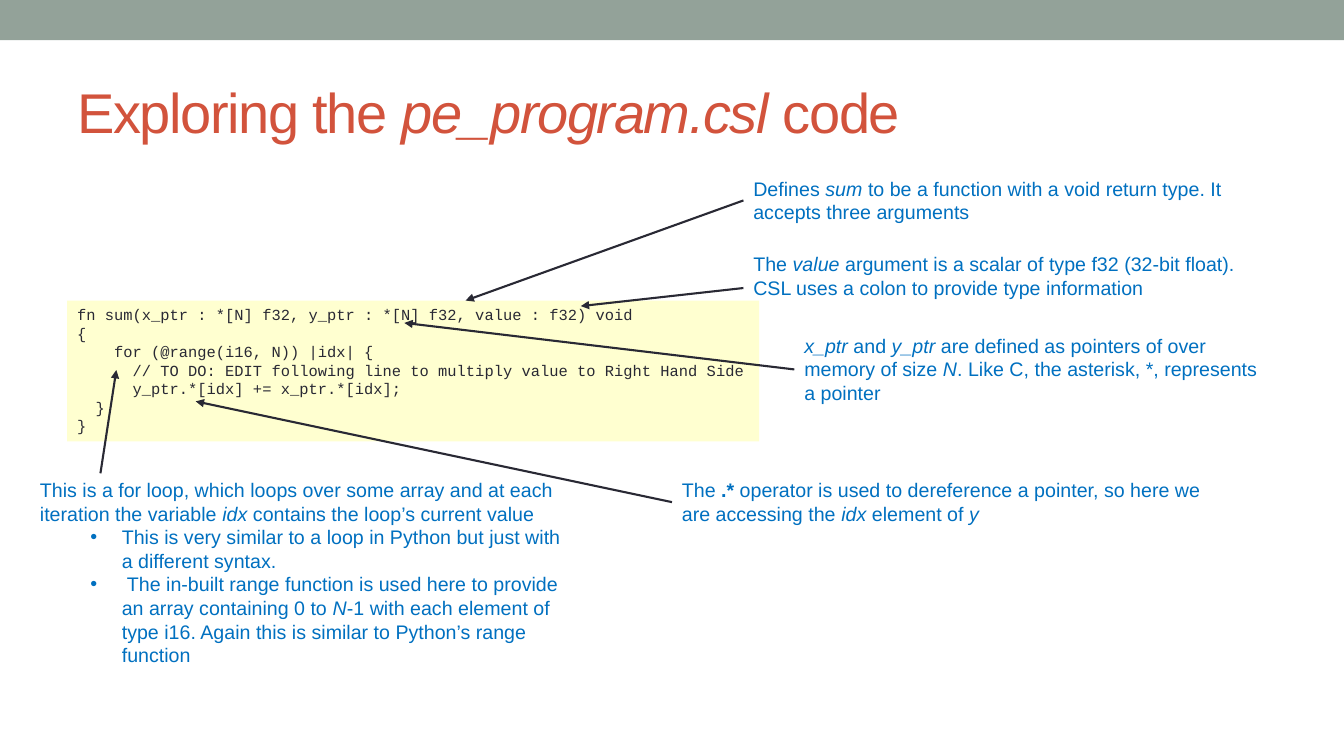
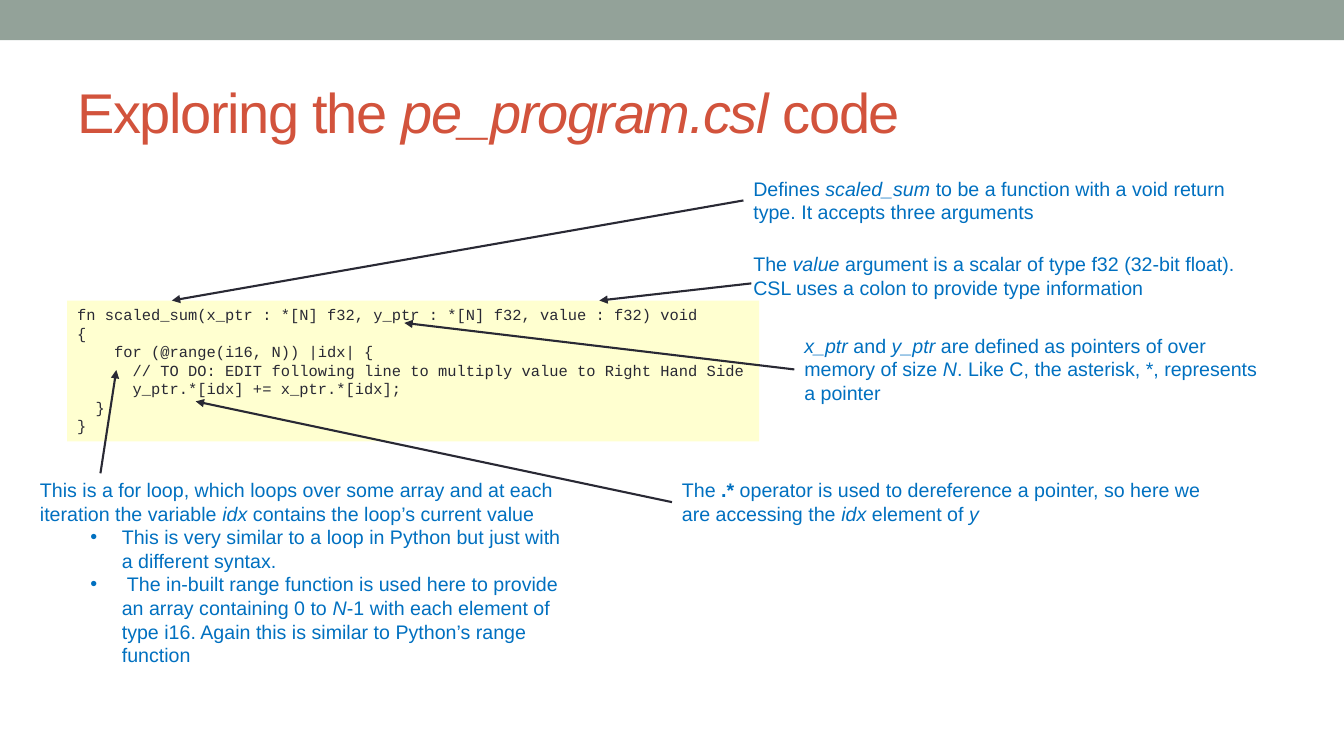
Before and after one commit to EPCCed/cs2-sdk-training, a slide deck: slide 19 of lectures/powerpoints/SDK-walkthrough-part-one.pptx (slide 18 before the commit). Drawn at 1344x756 pixels with LibreOffice and Linux fonts; fonts in the diff are those of the drawing. Boxes give left, top, right and bottom in pixels: in the first picture for what was removed or moved away, otherwise in the second. Text is boxed around its words. In the diff, an @@ line names an element or a change of style, - is before the commit and + after.

```diff
--- a/lectures/powerpoints/SDK-walkthrough-part-one.pptx
+++ b/lectures/powerpoints/SDK-walkthrough-part-one.pptx
@@ arrow moved from (744, 201) - (466, 300) to (744, 201) - (172, 300) @@
@@ text at [753,181,1225,223]: text changed @@
-Defines sum to be a function with a void return type. It accepts three arguments
+Defines scaled_sum to be a function with a void return type. It accepts three arguments
@@ arrow moved from (744, 288) - (581, 307) to (751, 283) - (600, 300) @@
@@ text in rectangle at [77,309,697,325]: text changed @@
-fn sum(x_ptr : *[N] f32, y_ptr : *[N] f32, value : f32) void
+fn scaled_sum(x_ptr : *[N] f32, y_ptr : *[N] f32, value : f32) void
```
Also in this commit, not shown: 12 other slides changed, 2 slides added, 4 other files.
